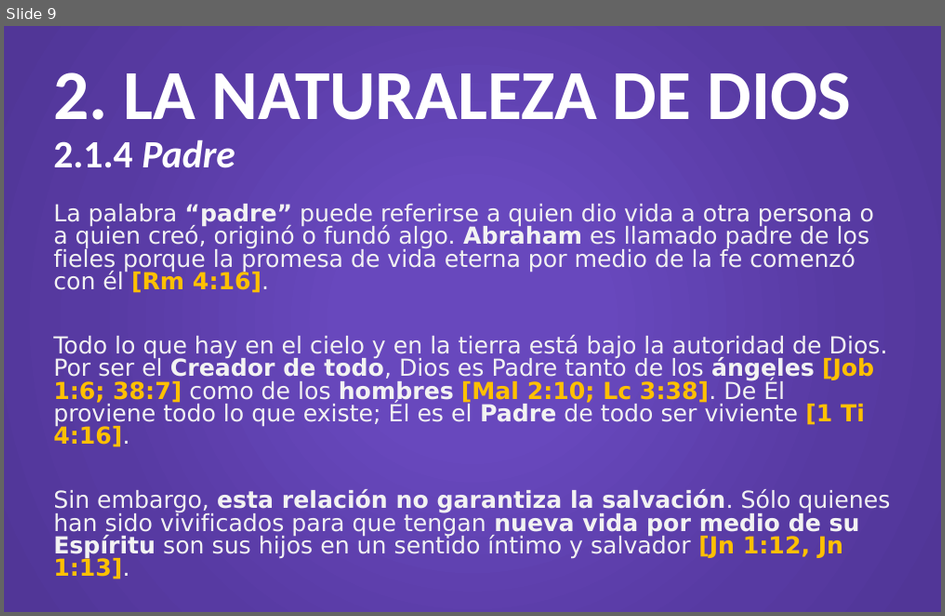
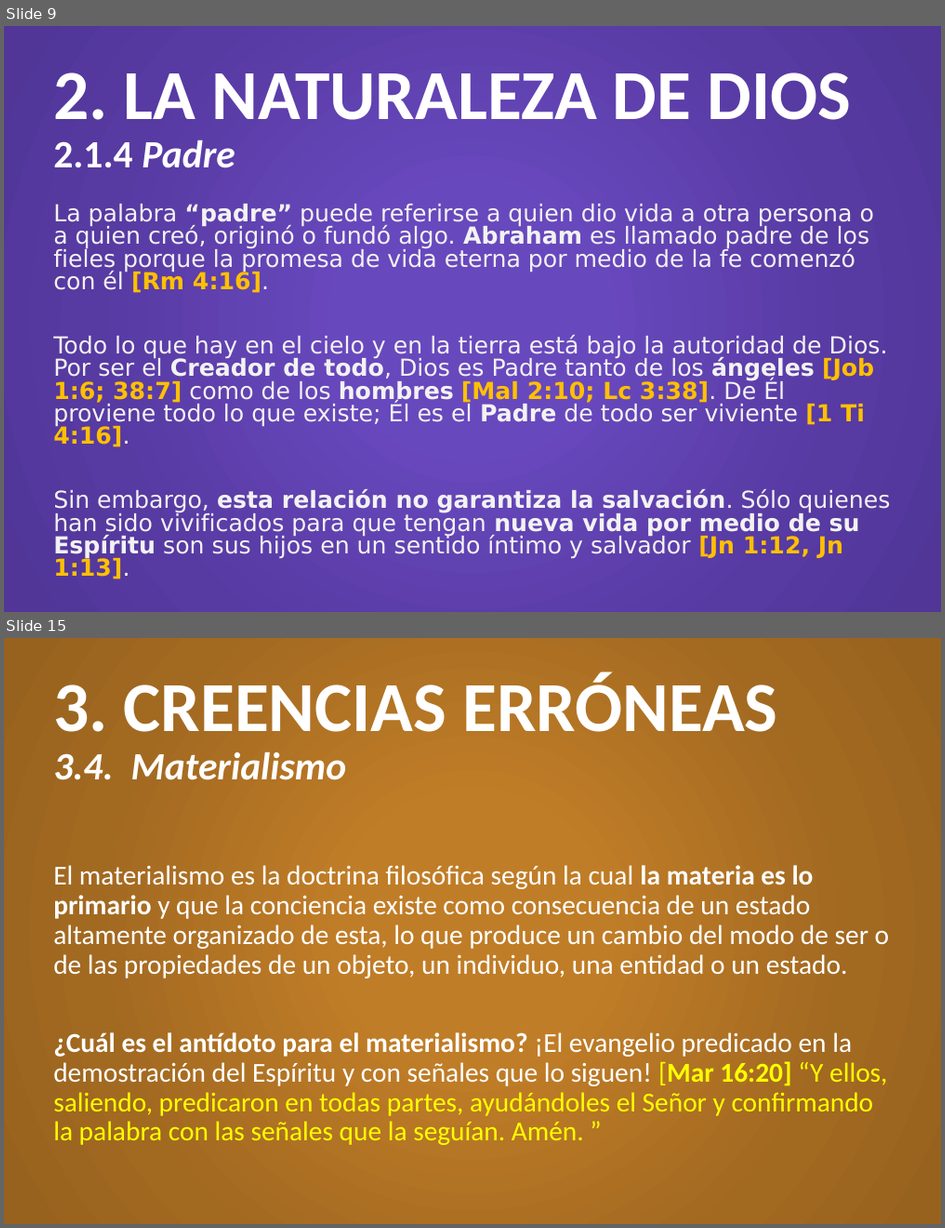
Before and after one commit to CreyTuning/documents, a slide deck: slideshow/Teologia Sistematica y Biblica - Myer Pearlman/Clases/4. Dios.pptx. Shown one above the other, each under a label of ours: slide 9 before the commit, slides 9 and 15 after it; the slides between them are not shown. The pictures are 945x616 and 945x1228 pixels, drawn with LibreOffice and Linux fonts; fonts in the diff are those of the drawing. Boxes give left, top, right and bottom in pixels: in the first picture for what was removed or moved away, otherwise in the second. Text is boxed around its words. In the diff, an @@ line names an element or a change of style, - is before the commit and + after.

```diff
--- a/slideshow/Teologia Sistematica y Biblica - Myer Pearlman/Clases/4. Dios.pptx
+++ b/slideshow/Teologia Sistematica y Biblica - Myer Pearlman/Clases/4. Dios.pptx
@@ slide 15 added at (4, 638, 941, 1224), background gradient #C07D27 to #A26921 to #97621E @@
@@ title added at (53, 672, 778, 780), 54 pt, text #FFFFFF, bold @@
+3. CREENCIAS ERRÓNEAS
+3.4. Materialismo
@@ text added at (53, 865, 889, 1145), 21 pt, text #FFFFFF @@
+El materialismo es la doctrina filosófica según la cual la materia es lo primario y que la conciencia existe como consecuencia de un estado altamente organizado de esta, lo que produce un cambio del modo de ser o de las propiedades de un objeto, un individuo, una entidad o un estado.
+¿Cuál es el antídoto para el materialismo? ¡El evangelio predicado en la demostración del Espíritu y con señales que lo siguen! [Mar 16:20] “Y ellos, saliendo, predicaron en todas partes, ayudándoles el Señor y confirmando la palabra con las señales que la seguían. Amén. ”
```
Also in this commit, not shown: 3 slides changed, 5 other slides added.
